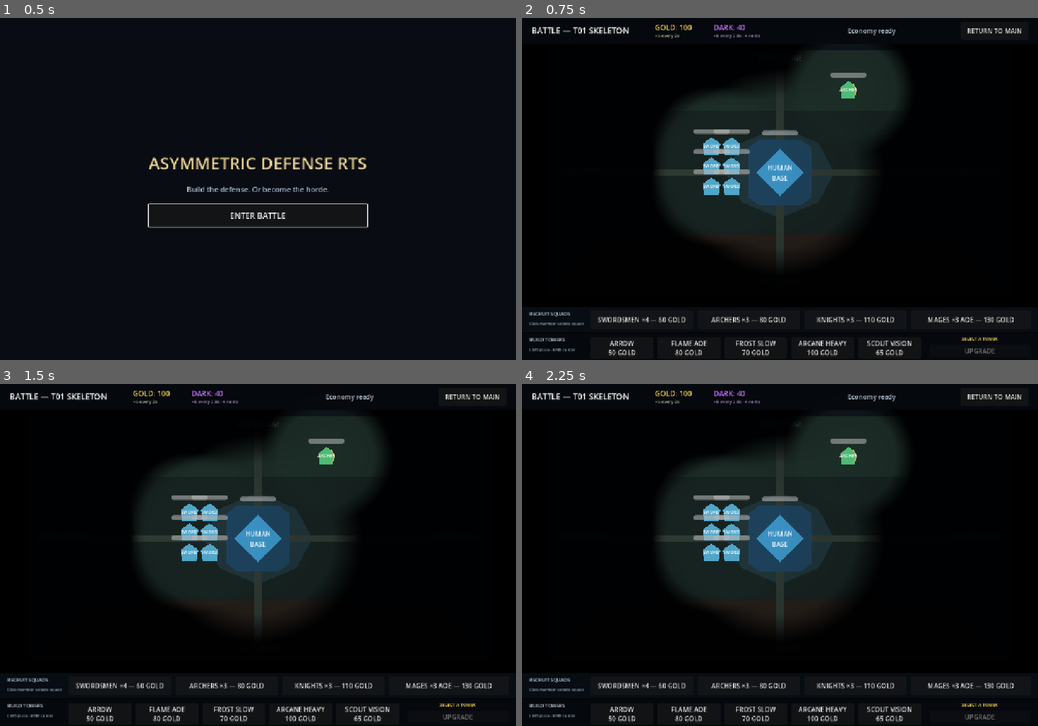
Above: before the commit, frames 1-4 (two rows, left to right).
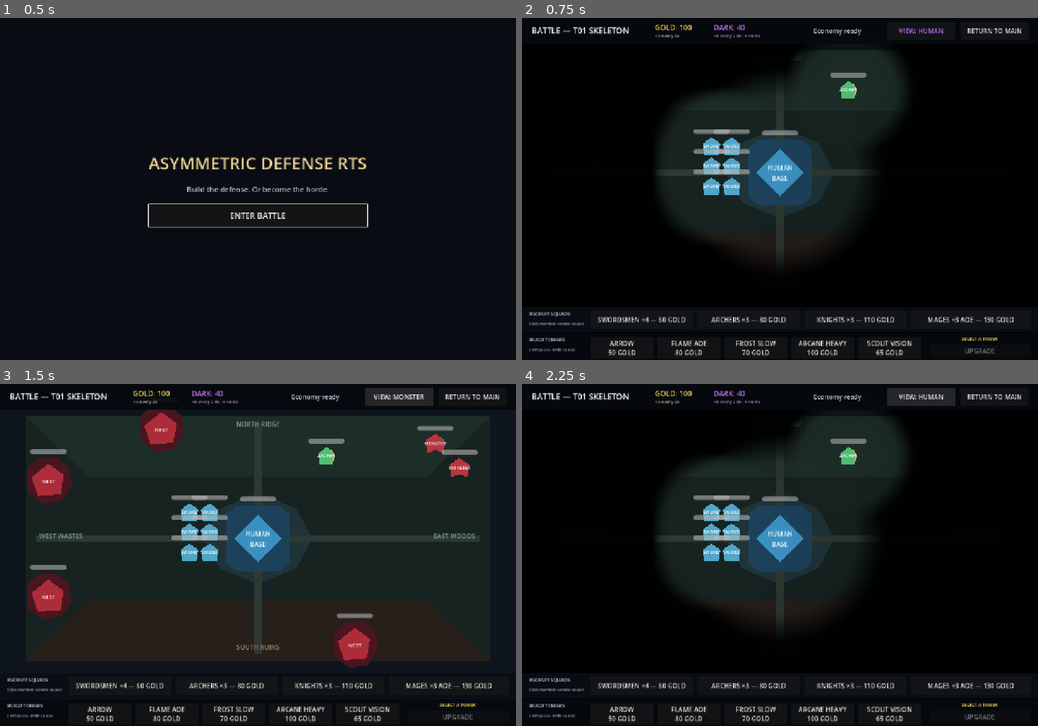
Above: after the commit, the same moments.

Repository: Mr-Zhou20030725/RTS-Game
Game: Godot game, scene res://scenes/main/main.tscn
Same seed, same stepped clock (60 frames per second), same inputs: the game is played once before the commit and once after it.
Inputs (mouse positions are in pixels of both pictures, inside the frame that each line leads up to):
- Up to frame 1 (0.5 s): no input
- Up to frame 2 (0.75 s): click "ENTER BATTLE" at 0.5 s
- Up to frame 3 (1.5 s): click (397, 397) at 1.25 s, where only the run after the commit has a clickable "VIEW: HUMAN"
- Up to frame 4 (2.25 s): click (919, 397) at 2 s, where only the run after the commit has a clickable "VIEW: MONSTER"

Frame 1 is identical in both runs. In frame 2, 0.2% of the frame differs, in the area x 56-82%, y 3-6%; in frame 3, 56%, in the area x 0-100%, y 1-93%; in frame 4, 0.8%.

Commit message:
feat: complete T21 monster global vision

Diff:
--- a/scripts/ui/battle_hud.gd
+++ b/scripts/ui/battle_hud.gd
@@ -7,6 +7,7 @@
 @onready var dark_energy_label: Label = %DarkEnergyLabel
 @onready var dark_energy_rate_label: Label = %DarkEnergyRateLabel
 @onready var economy_status_label: Label = %EconomyStatusLabel
+@onready var view_mode_button: Button = %ViewModeButton
 @onready var spend_test_button: Button = %SpendTestButton
 @onready var build_tower_button: Button = %BuildTowerButton
 @onready var arrow_tower_button: Button = %ArrowTowerButton
@@ -37,10 +38,12 @@
 var human_squad_manager: Node
 var monster_production_manager: MonsterProductionManager
 var nest_strengthening_manager: NestStrengtheningManager
+var fog_of_war_manager: FogOfWarManager
 
 
 func _ready() -> void:
 	return_button.pressed.connect(_on_return_button_pressed)
+	view_mode_button.pressed.connect(_on_view_mode_button_pressed)
 	spend_test_button.pressed.connect(_on_spend_test_button_pressed)
 	build_tower_button.pressed.connect(_on_build_tower_button_pressed)
 	arrow_tower_button.pressed.connect(_on_tower_button_pressed.bind(0))
@@ -63,10 +66,49 @@
 	call_deferred("_bind_human_squad_manager")
 	call_deferred("_bind_monster_production_manager")
 	call_deferred("_bind_nest_strengthening_manager")
+	call_deferred("_bind_fog_of_war_manager")
 
 
 func _on_return_button_pressed() -> void:
 	return_to_main_requested.emit()
+
+
+func _on_view_mode_button_pressed() -> void:
+	if fog_of_war_manager == null:
+		return
+	var next_faction := FogOfWarManager.ViewerFaction.MONSTER
+	if fog_of_war_manager.is_monster_view_active():
+		next_faction = FogOfWarManager.ViewerFaction.HUMAN
+	fog_of_war_manager.set_viewer_faction(next_faction)
+
+
+func _bind_fog_of_war_manager() -> void:
+	fog_of_war_manager = get_tree().get_first_node_in_group(
+		&"human_fog_manager"
+	) as FogOfWarManager
+	if fog_of_war_manager == null:
+		view_mode_button.text = "VIEW UNAVAILABLE"
+		view_mode_button.disabled = true
+		return
+	fog_of_war_manager.viewer_faction_changed.connect(
+		_on_viewer_faction_changed
+	)
+	_on_viewer_faction_changed(fog_of_war_manager.get_viewer_faction())
+
+
+func _on_viewer_faction_changed(
+	viewer_faction: FogOfWarManager.ViewerFaction
+) -> void:
+	view_mode_button.text = (
+		"VIEW: MONSTER"
+		if viewer_faction == FogOfWarManager.ViewerFaction.MONSTER
+		else "VIEW: HUMAN"
+	)
+	view_mode_button.tooltip_text = (
+		"Monster overview: full map visibility"
+		if viewer_faction == FogOfWarManager.ViewerFaction.MONSTER
+		else "Human overview: local vision and fog of war"
+	)
 
 
 func _bind_human_economy() -> void:
--- a/scripts/units/monster_production_manager.gd
+++ b/scripts/units/monster_production_manager.gd
@@ -20,6 +20,7 @@
 
 var monster_economy: MonsterEconomy
 var mvp_map: Node
+var fog_of_war_manager: FogOfWarManager
 var selected_nest: Node2D
 var _monster_serial := 0
 var _production_cost_multiplier := 1.0
@@ -179,10 +180,37 @@
 			_on_nest_destroyed
 		):
 			mvp_map.nest_destroyed.connect(_on_nest_destroyed)
+	if fog_of_war_manager == null or not is_instance_valid(fog_of_war_manager):
+		fog_of_war_manager = get_tree().get_first_node_in_group(
+			&"human_fog_manager"
+		) as FogOfWarManager
+		if (
+			fog_of_war_manager != null
+			and not fog_of_war_manager.viewer_faction_changed.is_connected(
+				_on_viewer_faction_changed
+			)
+		):
+			fog_of_war_manager.viewer_faction_changed.connect(
+				_on_viewer_faction_changed
+			)
 
 
 func _on_nest_destroyed(nest: Node2D, _remaining_count: int) -> void:
 	if selected_nest == nest:
+		clear_selection()
+
+
+func _on_viewer_faction_changed(
+	viewer_faction: FogOfWarManager.ViewerFaction
+) -> void:
+	if viewer_faction != FogOfWarManager.ViewerFaction.HUMAN:
+		return
+	var nest := get_selected_nest()
+	if (
+		nest != null
+		and fog_of_war_manager != null
+		and not fog_of_war_manager.is_node_visible_to_human(nest)
+	):
 		clear_selection()
 
 
--- a/scripts/visibility/fog_of_war_manager.gd
+++ b/scripts/visibility/fog_of_war_manager.gd
@@ -4,8 +4,15 @@
 ## Human real-time fog: vision outside active sources returns to darkness.
 
 signal revealable_visibility_changed(target: Node2D, is_visible: bool)
+signal viewer_faction_changed(viewer_faction: ViewerFaction)
+
+enum ViewerFaction {
+	HUMAN,
+	MONSTER,
+}
 
 @export var human_fog_enabled := true
+@export var viewer_faction := ViewerFaction.HUMAN
 @export_range(0.02, 1.0, 0.01) var visibility_update_interval := 0.08
 @export var hidden_ambient_color := Color(0.025, 0.035, 0.055, 1.0)
 
@@ -18,12 +25,12 @@
 func _ready() -> void:
 	add_to_group(&"human_fog_manager")
 	canvas_modulate.color = hidden_ambient_color
-	canvas_modulate.visible = human_fog_enabled
+	_update_fog_presentation()
 	call_deferred("refresh_visibility")
 
 
 func _process(delta: float) -> void:
-	if not human_fog_enabled:
+	if not human_fog_enabled or viewer_faction == ViewerFaction.MONSTER:
 		return
 	_update_elapsed += delta
 	if _update_elapsed < visibility_update_interval:
@@ -35,12 +42,30 @@
 func set_human_fog_enabled(value: bool) -> void:
 	human_fog_enabled = value
 	if is_node_ready():
-		canvas_modulate.visible = value
+		_update_fog_presentation()
 	refresh_visibility()
 
 
 func is_human_fog_enabled() -> bool:
 	return human_fog_enabled
+
+
+func set_viewer_faction(value: ViewerFaction) -> void:
+	if value == viewer_faction:
+		return
+	viewer_faction = value
+	if is_node_ready():
+		_update_fog_presentation()
+	refresh_visibility()
+	viewer_faction_changed.emit(viewer_faction)
+
+
+func get_viewer_faction() -> ViewerFaction:
+	return viewer_faction
+
+
+func is_monster_view_active() -> bool:
+	return viewer_faction == ViewerFaction.MONSTER
 
 
 func is_position_visible_to_human(
@@ -104,14 +129,17 @@
 		if projectile_node is Node2D:
 			_set_canvas_item_visible(
 				projectile_node as Node2D,
-				not human_fog_enabled
+				viewer_faction == ViewerFaction.MONSTER
+				or not human_fog_enabled
 				or is_position_visible_to_human(projectile_node.global_position)
 			)
 
 
 func _apply_revealable_visibility(target: Node2D) -> void:
 	var should_be_visible := (
-		not human_fog_enabled or is_node_visible_to_human(target)
+		viewer_faction == ViewerFaction.MONSTER
+		or not human_fog_enabled
+		or is_node_visible_to_human(target)
 	)
 	_set_canvas_item_visible(target, should_be_visible)
 	var target_id := target.get_instance_id()
@@ -122,3 +150,9 @@
 
 func _set_canvas_item_visible(item: CanvasItem, value: bool) -> void:
 	item.visible = value
+
+
+func _update_fog_presentation() -> void:
+	canvas_modulate.visible = (
+		human_fog_enabled and viewer_faction == ViewerFaction.HUMAN
+	)
--- /dev/null
+++ b/tests/validate_t21.gd
@@ -0,0 +1,133 @@
+extends SceneTree
+
+const BATTLE_SCENE := preload("res://scenes/battle/battle.tscn")
+
+
+func _init() -> void:
+	_run_validation()
+
+
+func _run_validation() -> void:
+	var battle := BATTLE_SCENE.instantiate()
+	root.add_child(battle)
+	await process_frame
+	await process_frame
+	var fog := battle.get_node("FogOfWarManager") as FogOfWarManager
+	var map := battle.get_node("MVPMap")
+	var production := battle.get_node(
+		"MonsterProductionManager"
+	) as MonsterProductionManager
+	var hud := battle.get_node("HUDLayer/BattleHUD") as Control
+	var button := hud.get_node("TopBar/ViewModeButton") as Button
+	var panel := hud.get_node("MonsterProductionPanel") as ColorRect
+	if (
+		fog == null
+		or production == null
+		or button == null
+		or fog.get_viewer_faction() != FogOfWarManager.ViewerFaction.HUMAN
+		or not fog.canvas_modulate.visible
+		or button.text != "VIEW: HUMAN"
+	):
+		_fail("Battle did not start in the Human fog view.")
+		return
+
+	var hidden_nest := _find_hidden_nest(map, fog)
+	var human_unit := _find_faction_unit(FactionComponent.Faction.HUMAN)
+	var hidden_monster := _find_faction_unit(FactionComponent.Faction.MONSTER)
+	if hidden_nest == null or human_unit == null or hidden_monster == null:
+		_fail("Could not locate the hidden nest and faction units needed by T21.")
+		return
+	hidden_monster.global_position = hidden_nest.global_position
+	fog.refresh_visibility()
+	if hidden_nest.visible or hidden_monster.visible:
+		_fail("Human view exposed a target outside all Human vision sources.")
+		return
+	if (
+		fog.is_node_visible_to_human(hidden_monster)
+		or CombatRules.can_damage(human_unit, hidden_monster)
+	):
+		_fail("Human visibility or targeting rules accepted a hidden monster.")
+		return
+
+	button.pressed.emit()
+	await process_frame
+	if (
+		fog.get_viewer_faction() != FogOfWarManager.ViewerFaction.MONSTER
+		or fog.canvas_modulate.visible
+		or button.text != "VIEW: MONSTER"
+		or not hidden_nest.visible
+		or not hidden_monster.visible
+	):
+		_fail("Monster view did not reveal the full battlefield without fog.")
+		return
+	if not _all_human_assets_visible():
+		_fail("Monster view did not show all Human buildings and major units.")
+		return
+	if (
+		fog.is_node_visible_to_human(hidden_monster)
+		or CombatRules.can_damage(human_unit, hidden_monster)
+	):
+		_fail("Changing presentation incorrectly changed Human combat rules.")
+		return
+
+	if not production.select_nest(hidden_nest) or not panel.visible:
+		_fail("A visible nest could not be selected in Monster view.")
+		return
+	button.pressed.emit()
+	await process_frame
+	if (
+		fog.get_viewer_faction() != FogOfWarManager.ViewerFaction.HUMAN
+		or not fog.canvas_modulate.visible
+		or button.text != "VIEW: HUMAN"
+		or hidden_nest.visible
+		or hidden_monster.visible
+		or production.get_selected_nest() != null
+		or panel.visible
+	):
+		_fail("Returning to Human view did not restore fog or clear leaked UI.")
+		return
+
+	print(
+		"T21 validation passed: Monster view reveals the whole map and all "
+		+ "Human assets, while Human fog, targeting, and hidden-nest UI rules "
+		+ "remain unchanged when views switch."
+	)
+	quit()
+
+
+func _find_hidden_nest(map: Node, fog: FogOfWarManager) -> Node2D:
+	for value in map.call("get_active_nests"):
+		var nest := value as Node2D
+		if nest != null and not fog.is_node_visible_to_human(nest):
+			return nest
+	return null
+
+
+func _find_faction_unit(faction_value: FactionComponent.Faction) -> Node2D:
+	for candidate in get_nodes_in_group(&"combat_units"):
+		if not candidate is Node2D:
+			continue
+		var faction := FactionComponent.find_on(candidate)
+		if faction != null and faction.faction == faction_value:
+			return candidate as Node2D
+	return null
+
+
+func _all_human_assets_visible() -> bool:
+	for group_name in [&"combat_units", &"combat_buildings"]:
+		for candidate in get_nodes_in_group(group_name):
+			if not candidate is CanvasItem:
+				continue
+			var faction := FactionComponent.find_on(candidate)
+			if (
+				faction != null
+				and faction.faction == FactionComponent.Faction.HUMAN
+				and not (candidate as CanvasItem).visible
+			):
+				return false
+	return true
+
+
+func _fail(message: String) -> void:
+	push_error("T21 validation failed: %s" % message)
+	quit(1)
--- a/ui/battle_hud/battle_hud.tscn
+++ b/ui/battle_hud/battle_hud.tscn
@@ -100,11 +100,23 @@
 layout_mode = 0
 offset_left = 670.0
 offset_top = 20.0
-offset_right = 1065.0
+offset_right = 895.0
 offset_bottom = 44.0
 theme_override_colors/font_color = Color(0.752941, 0.819608, 0.87451, 1)
 text = "Economy ready"
 horizontal_alignment = 1
+
+[node name="ViewModeButton" type="Button" parent="TopBar"]
+unique_name_in_owner = true
+layout_mode = 0
+offset_left = 905.0
+offset_top = 10.0
+offset_right = 1075.0
+offset_bottom = 54.0
+mouse_filter = 0
+theme_override_colors/font_color = Color(0.78, 0.45, 1, 1)
+text = "VIEW: HUMAN"
+tooltip_text = "Human overview: local vision and fog of war"
 
 [node name="ReturnButton" type="Button" parent="TopBar"]
 unique_name_in_owner = true
Not shown, added: tests/validate_t21.gd.uid
Not shown, changed: README.md
